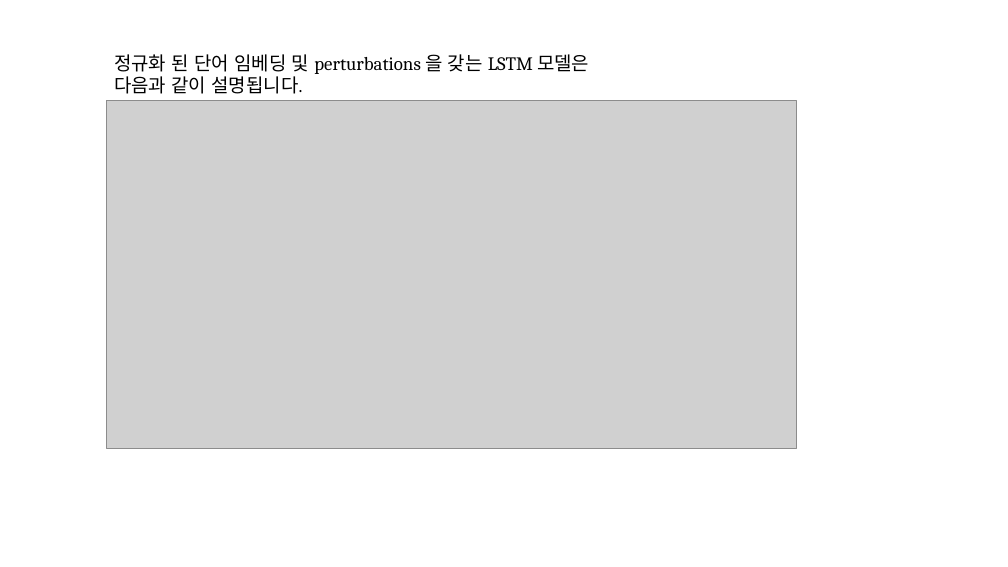
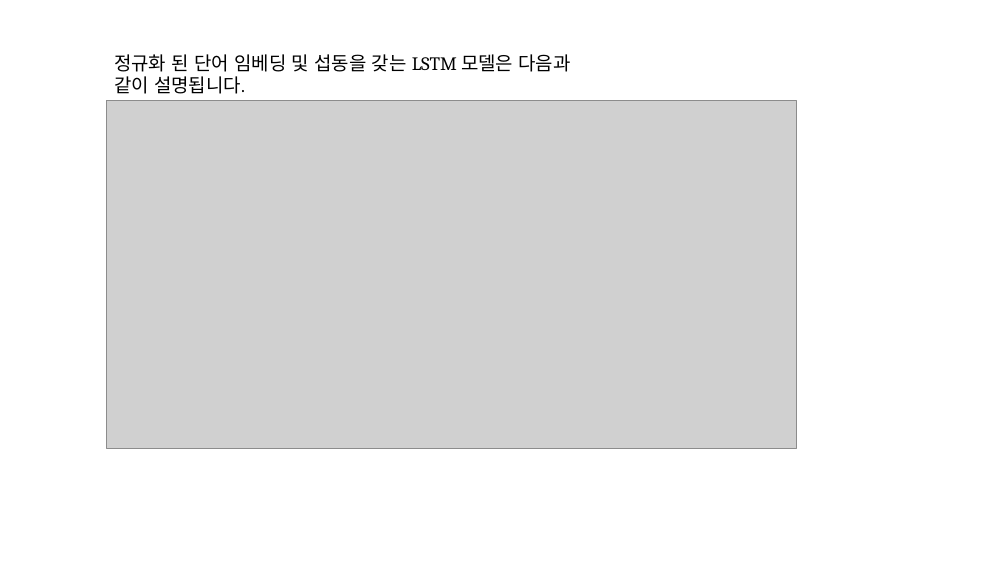
Before and after one commit to modudeepnlp/code_implementation, a slide deck: slide 6 of resources/slide/Adversarial Training Methods For Semi-Supervised Text Classification_20190311_ChangWookJun.pptx. Drawn at 1008x567 pixels with LibreOffice and Linux fonts; fonts in the diff are those of the drawing; grey boxes stand for pictures. Boxes give left, top, right and bottom in pixels: in the first picture for what was removed or moved away, otherwise in the second. Text is boxed around its words. In the diff, an @@ line names an element or a change of style, - is before the commit and + after.

```diff
--- a/resources/slide/Adversarial Training Methods For Semi-Supervised Text Classification_20190311_ChangWookJun.pptx
+++ b/resources/slide/Adversarial Training Methods For Semi-Supervised Text Classification_20190311_ChangWookJun.pptx
@@ text at [114, 54, 571, 94]: text changed @@
-정규화 된 단어 임베딩 및 perturbations 을 갖는 LSTM 모델은 다음과 같이 설명됩니다.
+정규화 된 단어 임베딩 및 섭동을 갖는 LSTM 모델은 다음과 같이 설명됩니다.
```
Also in this commit, not shown: 9 other slides changed, 7 slides added.
